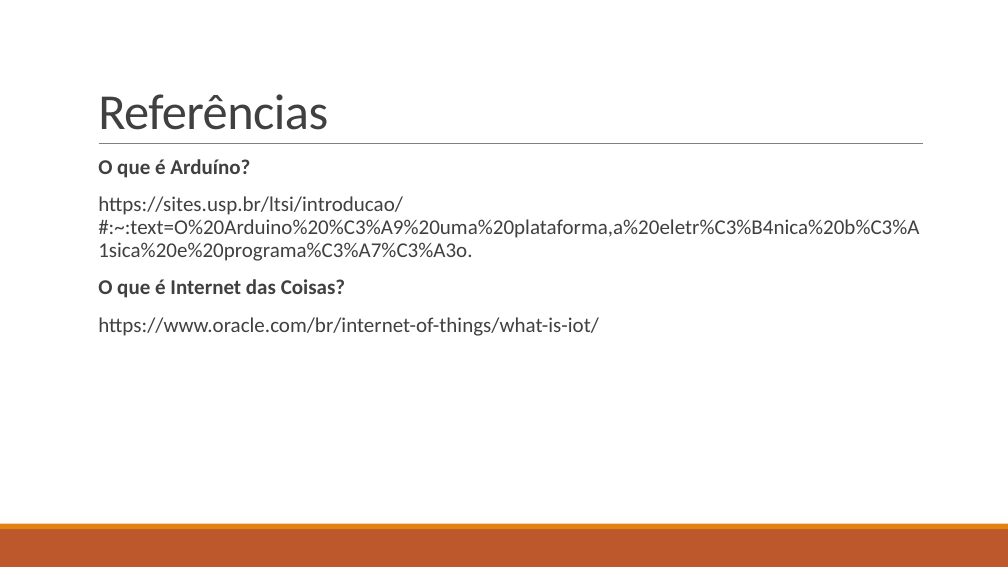
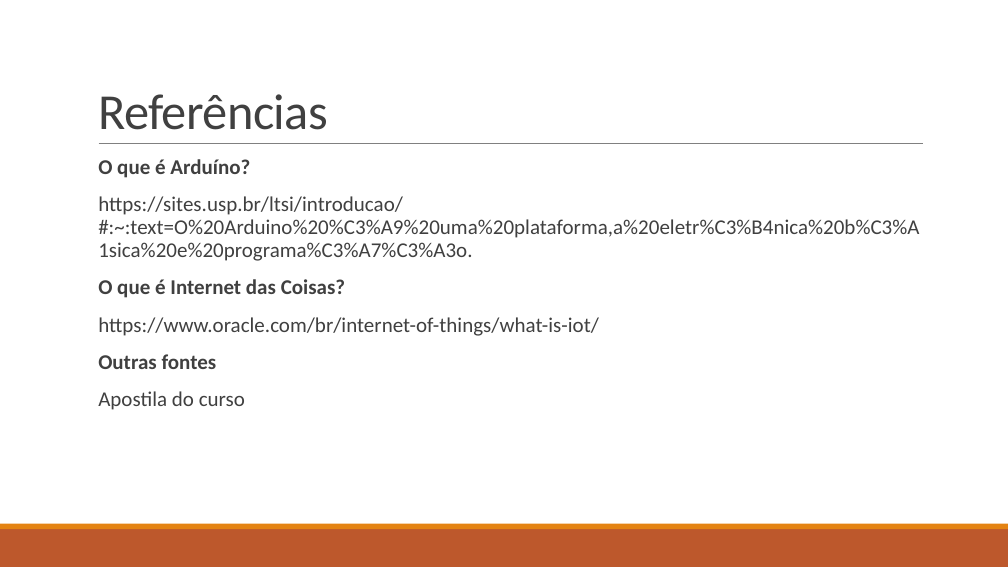
Before and after one commit to LucasHerculanoAmaro/Minhas-Aulas, a slide deck: slide 26 of Eugenio Mariz de Oliveira Netto/Programação de Aplicativos Mobile II/Aula 9/Introdução à Internet das Coisas na plataforma Arduíno.pptx (slide 23 before the commit). Drawn at 1008x567 pixels with LibreOffice and Linux fonts; fonts in the diff are those of the drawing. Boxes give left, top, right and bottom in pixels: in the first picture for what was removed or moved away, otherwise in the second. Text is boxed around its words. In the diff, an @@ line names an element or a change of style, - is before the commit and + after.

```diff
--- a/Eugenio Mariz de Oliveira Netto/Programação de Aplicativos Mobile II/Aula 9/Introdução à Internet das Coisas na plataforma Arduíno.pptx
+++ b/Eugenio Mariz de Oliveira Netto/Programação de Aplicativos Mobile II/Aula 9/Introdução à Internet das Coisas na plataforma Arduíno.pptx
@@ text at [98, 354, 245, 410]: paragraphs added @@
+  Outras fontes
+  Apostila do curso
```
Also in this commit, not shown: 1 other slide changed, 3 slides added.
